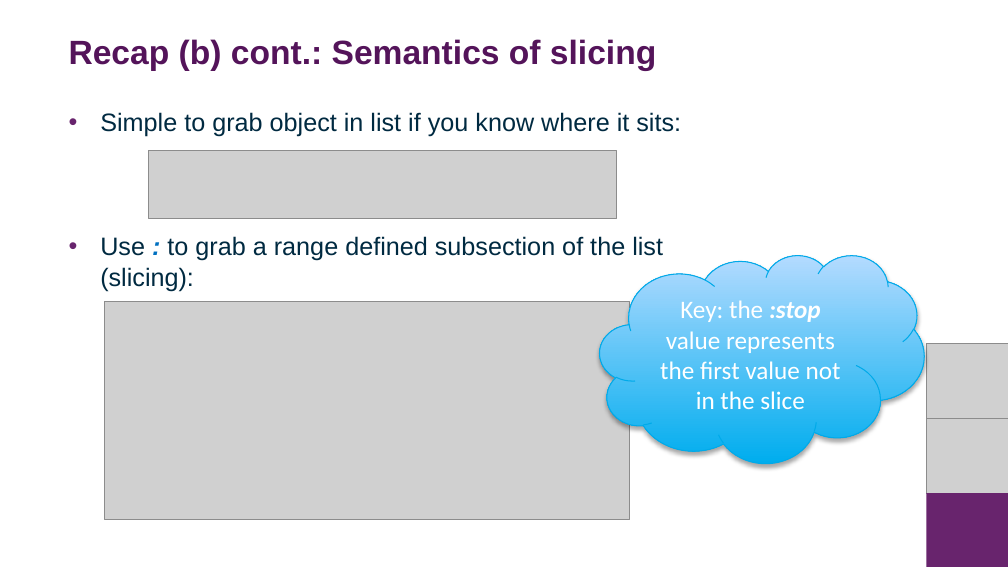
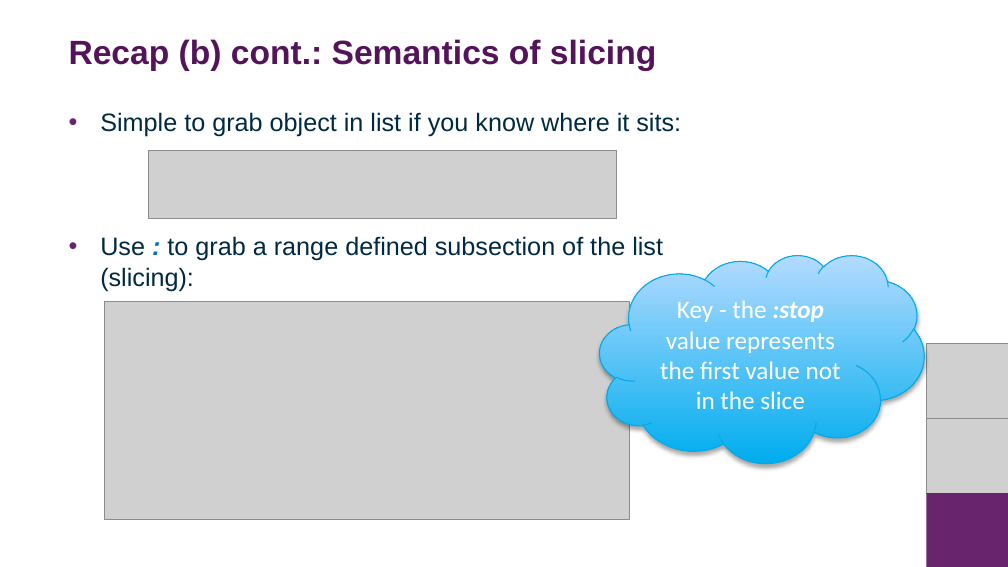
Before and after one commit to DurhamARC/Intermediate-Python, a slide deck: slide 10 of slides/intermediate_python.pptx. Drawn at 1008x567 pixels with LibreOffice and Linux fonts; fonts in the diff are those of the drawing; grey boxes stand for pictures; background and template pictures are left out. Boxes give left, top, right and bottom in pixels: in the first picture for what was removed or moved away, otherwise in the second. Text is boxed around its words. In the diff, an @@ line names an element or a change of style, - is before the commit and + after.

```diff
--- a/slides/intermediate_python.pptx
+++ b/slides/intermediate_python.pptx
@@ text in cloud at box(660, 300, 841, 409): text changed @@
-Key: the :stop value represents the first value not in the slice
+Key - the :stop value represents the first value not in the slice
```
Also in this commit, not shown: 11 other slides changed, 1 other file.
